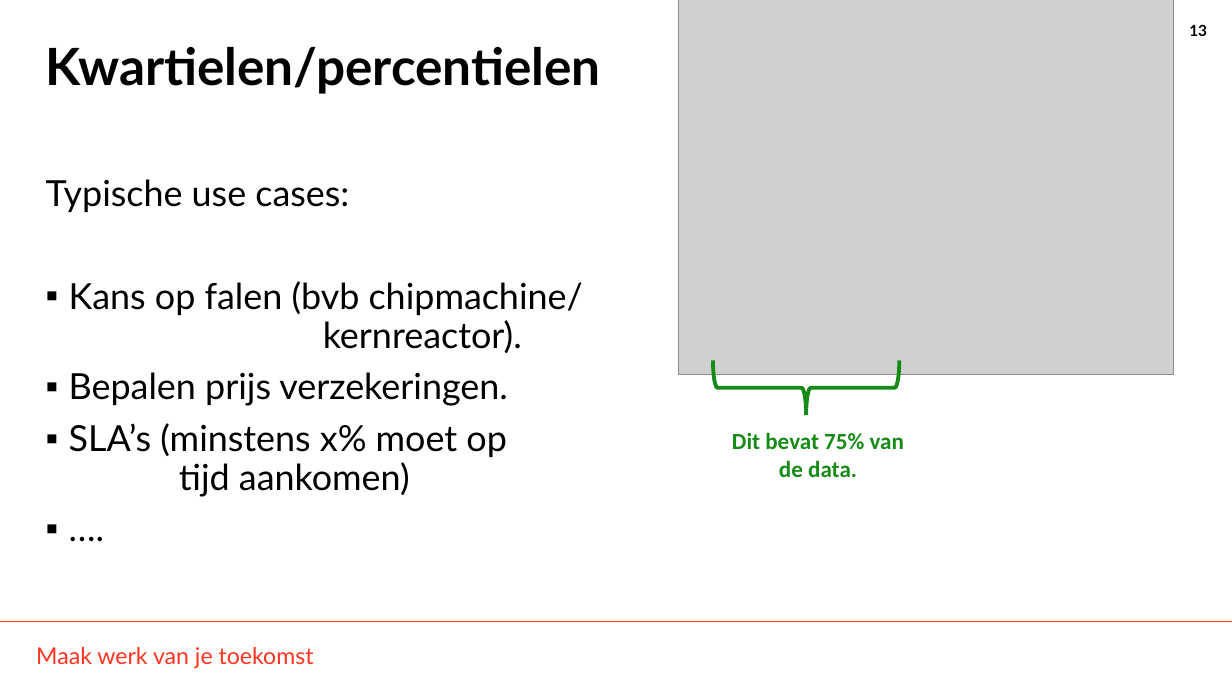
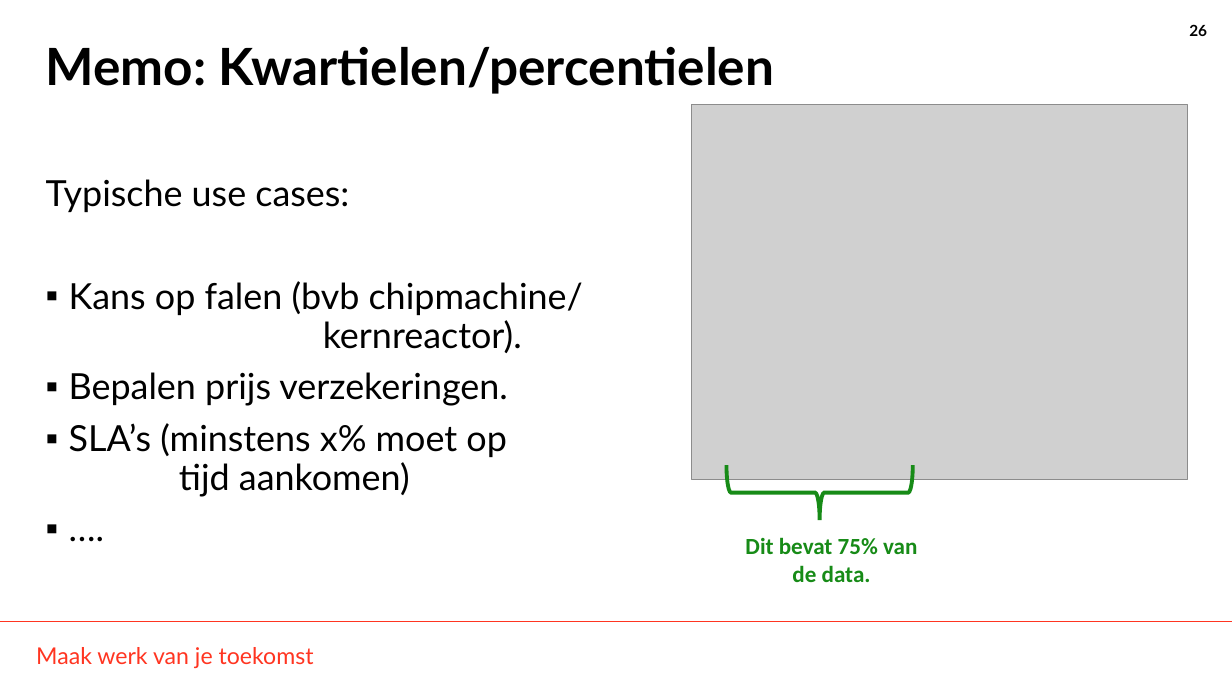
Before and after one commit to THellemans/data-science-syntra-ab, a slide deck: slide 26 of 06 statistiek/04 Numerieke data verdelingen verkennen/04 Numerieke data verdelingen verkennen.pptx (slide 13 before the commit). Drawn at 1232x693 pixels with LibreOffice and Linux fonts; fonts in the diff are those of the drawing; grey boxes stand for pictures; background and template pictures are left out. Boxes give left, top, right and bottom in pixels: in the first picture for what was removed or moved away, otherwise in the second. Text is boxed around its words. In the diff, an @@ line names an element or a change of style, - is before the commit and + after.

```diff
--- a/06 statistiek/04 Numerieke data verdelingen verkennen/04 Numerieke data verdelingen verkennen.pptx
+++ b/06 statistiek/04 Numerieke data verdelingen verkennen/04 Numerieke data verdelingen verkennen.pptx
@@ page number at bbox=[1189, 24, 1207, 36]: text changed @@
-13
+26
@@ title at bbox=[46, 47, 774, 94]: text changed @@
-Kwartielen/percentielen
+Memo: Kwartielen/percentielen
@@ 1 picture, 1 text, 1 left brace: place and size @@
-1 picture, 1 text, 1 left brace at bbox=[678, 0, 1174, 477]
+1 picture, 1 text, 1 left brace at bbox=[692, 104, 1188, 582]
```
Also in this commit, not shown: 12 other slides changed, 12 slides added, 3 slides removed, 29 other files.
